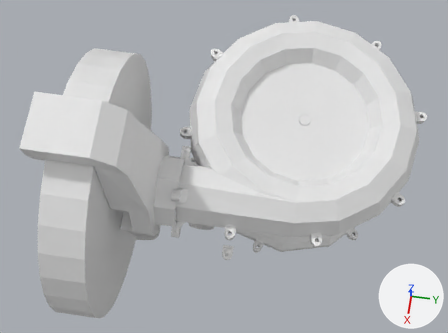
The Blender file francis_turbine.blend as it was, and as the next commit left it.
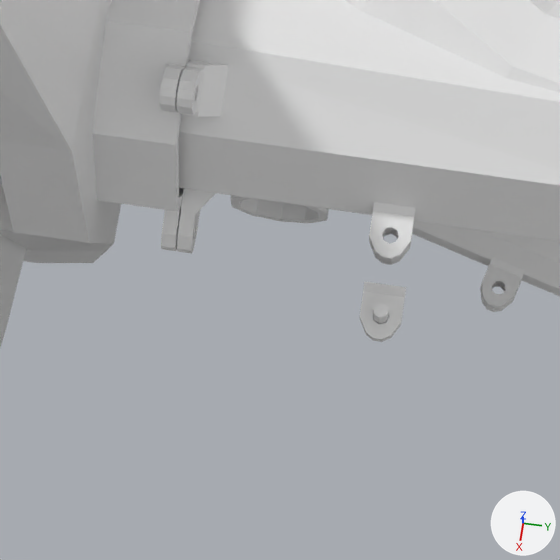
Each version appears first whole from a 50 mm camera at (13.18, -3.65, 47.26) aimed at (-2.73, -5.94, -0.13), and next in a close-up on the part from 29% to 61% of the width and 52% to 95% of the height. Lighting does not change. The marker at lower right points along +X, +Y and +Z.

Names of what the first close-up shows: 'Cube.001', 'Cube.002', 'Cube.003', 'Cube.004', 'Cube.009', 'Cylinder.003', 'Full Pump Case.001', 'Full Pump Case.002', 'Grip_cylinder', 'Screw_ear', 'Screw_ear.001', 'Screw_ear.029'.
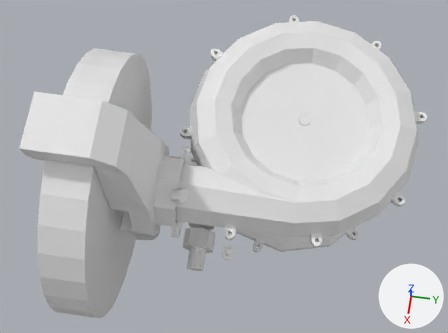
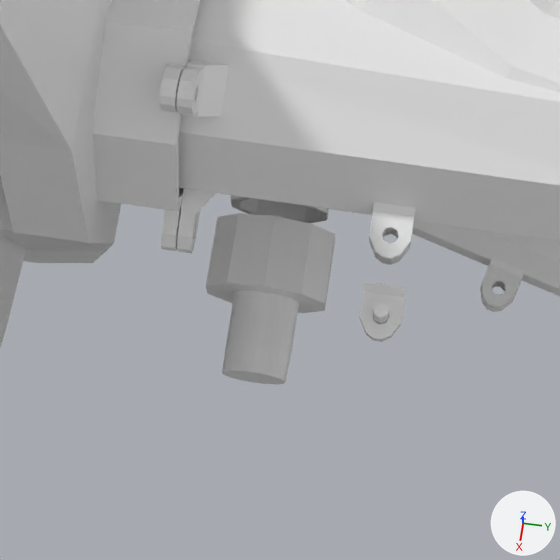
Commit message: Irrigation hose adapter.

Location of each change, [x1, y1, x2, y2] in pixels of the close-ups (560 x 560 px):
'Cylinder.010', added
    after: [206, 213, 335, 369]
'Cylinder.012', added
    after: [222, 352, 288, 384]

Patch to the scene script:
```diff
--- a/francis_turbine.blend.py
+++ b/francis_turbine.blend.py
@@ me_cylinder_019 @@
+me_cylinder_019.from_pydata(...)  # a 32-sided cylinder along z spanning x -0.75..0.75, y -0.75..0.75, z -1.0..1.0
@@ me_cylinder_017 @@
+me_cylinder_017.from_pydata(...)  # 232 vertices, 194 faces; spans x -1.42..1.53, y -1.43..1.39, z -2.46..1.03
@@ ob_cylinder_012 @@
+ob_cylinder_012 = bpy.data.objects.new('Cylinder.012', me_cylinder_019)
+ob_cylinder_012.location = (3.37, -7.6, -9.17)
+ob_cylinder_012.rotation_euler = (0.0, 1.571, 0.0)  # degrees (0, 90, 0)
@@ ob_cylinder_010 @@
+ob_cylinder_010 = bpy.data.objects.new('Cylinder.010', me_cylinder_017)
+ob_cylinder_010.location = (3.28, -7.59, -9.17)
+ob_cylinder_010.rotation_euler = (0.0, 1.571, 0.0)  # degrees (0, 90, 0)
```
